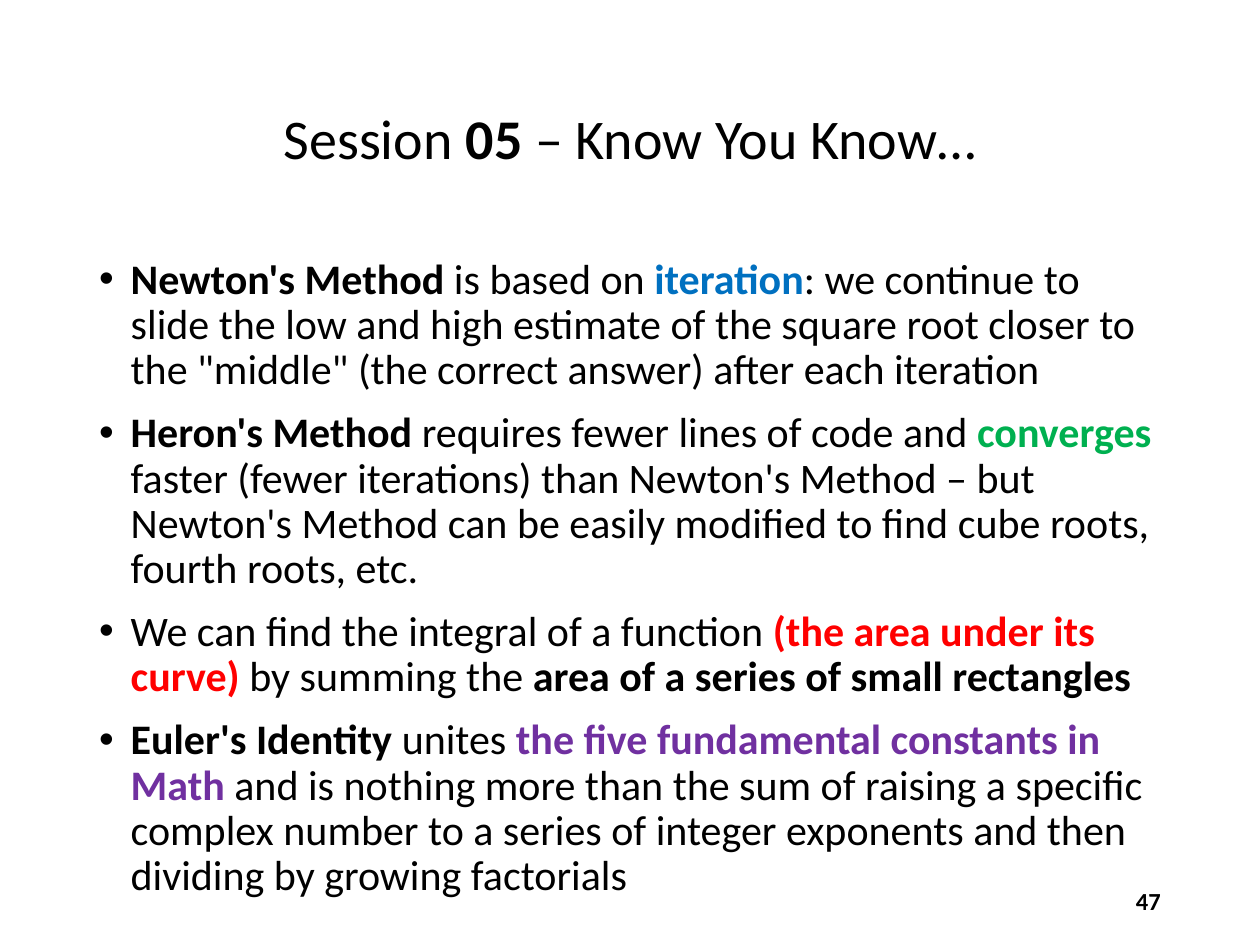
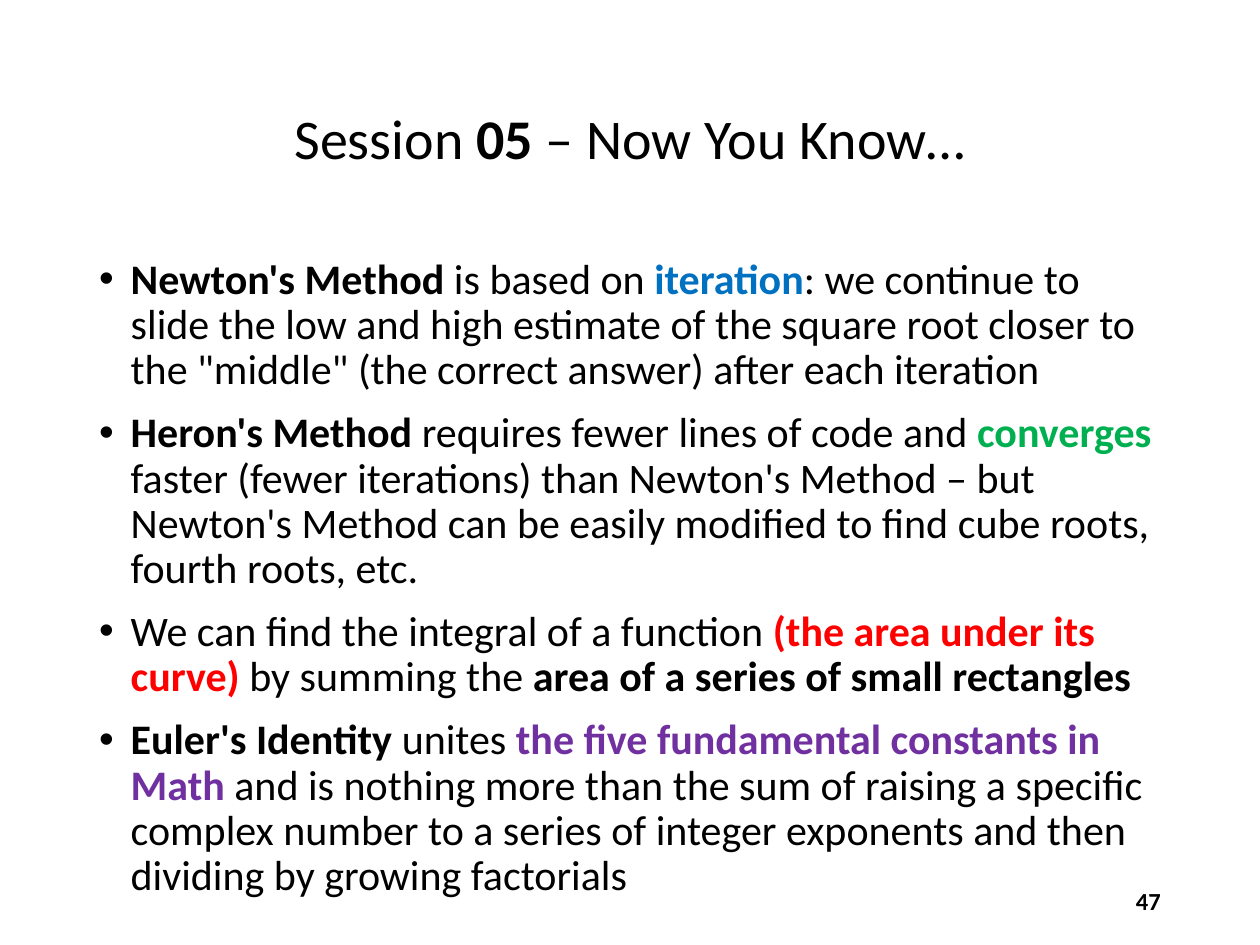
Before and after one commit to dbiersach/scicomp101, a slide deck: slide 47 of Session 05 - Square Roots and Areas/Session 05 - Square Roots and Areas.pptx. Drawn at 1260x945 pixels with LibreOffice and Linux fonts; fonts in the diff are those of the drawing. Boxes give left, top, right and bottom in pixels: in the first picture for what was removed or moved away, otherwise in the second. Text is boxed around its words. In the diff, an @@ line names an element or a change of style, - is before the commit and + after.

```diff
--- a/Session 05 - Square Roots and Areas/Session 05 - Square Roots and Areas.pptx
+++ b/Session 05 - Square Roots and Areas/Session 05 - Square Roots and Areas.pptx
@@ title at bbox=[294, 120, 965, 160]: text changed @@
-Session 05 – Know You Know…
+Session 05 – Now You Know…
```
Also in this commit, not shown: 3 other files.
